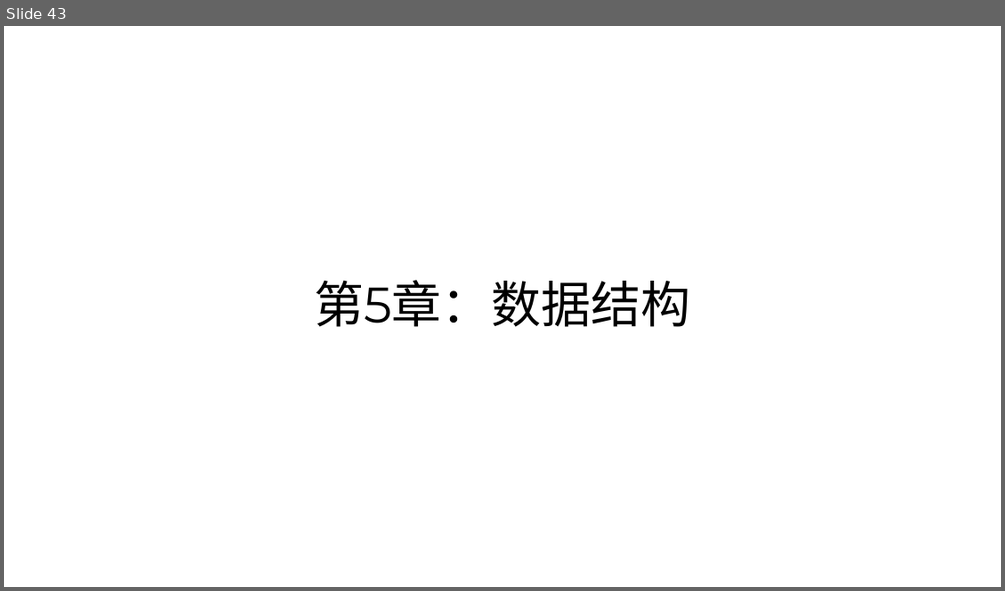
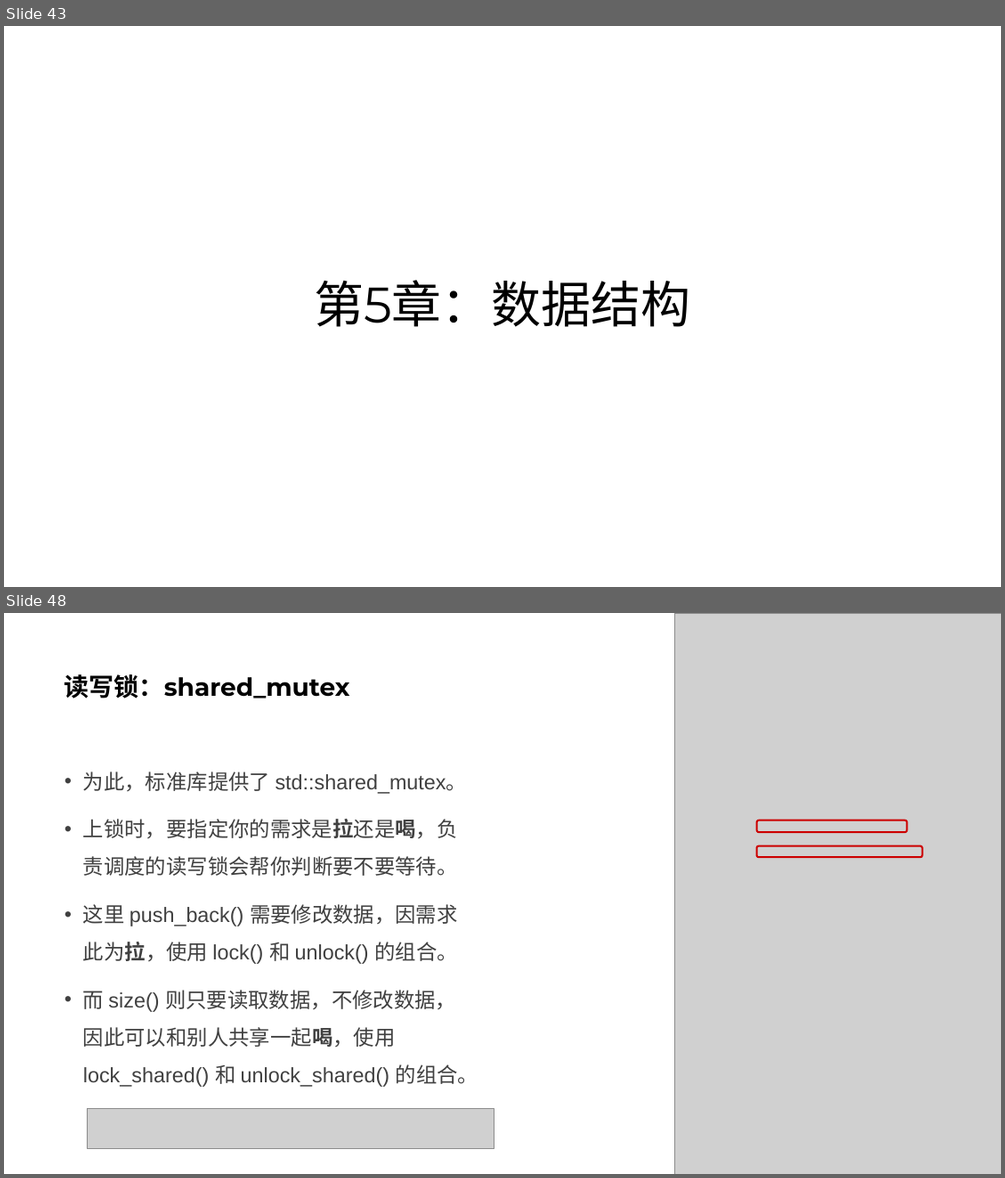
Before and after one commit to parallel101/course, a slide deck: 05/slides.pptx. Shown one above the other, each under a label of ours: slide 43 before the commit, slides 43 and 48 after it; the slides between them are not shown. The pictures are 1005x591 and 1005x1178 pixels, drawn with LibreOffice and Linux fonts; fonts in the diff are those of the drawing; grey boxes stand for pictures. Boxes give left, top, right and bottom in pixels: in the first picture for what was removed or moved away, otherwise in the second. Text is boxed around its words. In the diff, an @@ line names an element or a change of style, - is before the commit and + after.

```diff
--- a/05/slides.pptx
+++ b/05/slides.pptx
@@ slide 48 added at bbox=[4, 613, 1001, 1174], background #FFFFFF @@
@@ picture added at bbox=[675, 613, 1001, 1174] @@
@@ title added at bbox=[65, 674, 350, 698], 24 pt, text #000000, bold @@
+读写锁：shared_mutex
@@ text added at bbox=[83, 771, 478, 1086], 20 pt, text #404040 @@
+• 为此，标准库提供了 std::shared_mutex。
+• 上锁时，要指定你的需求是拉还是喝，负责调度的读写锁会帮你判断要不要等待。
+• 这里 push_back() 需要修改数据，因需求此为拉，使用 lock() 和 unlock() 的组合。
+• 而 size() 则只要读取数据，不修改数据，因此可以和别人共享一起喝，使用 lock_shared() 和 unlock_shared() 的组合。
@@ rounded rectangle added at bbox=[757, 820, 907, 832], outline #CC0000 1.75 pt @@
@@ rounded rectangle added at bbox=[757, 846, 922, 858], outline #CC0000 1.75 pt @@
@@ picture added at bbox=[87, 1108, 494, 1148] @@
```
Also in this commit, not shown: 3 slides changed, 6 other slides added, 2 slides removed, 15 other files.
